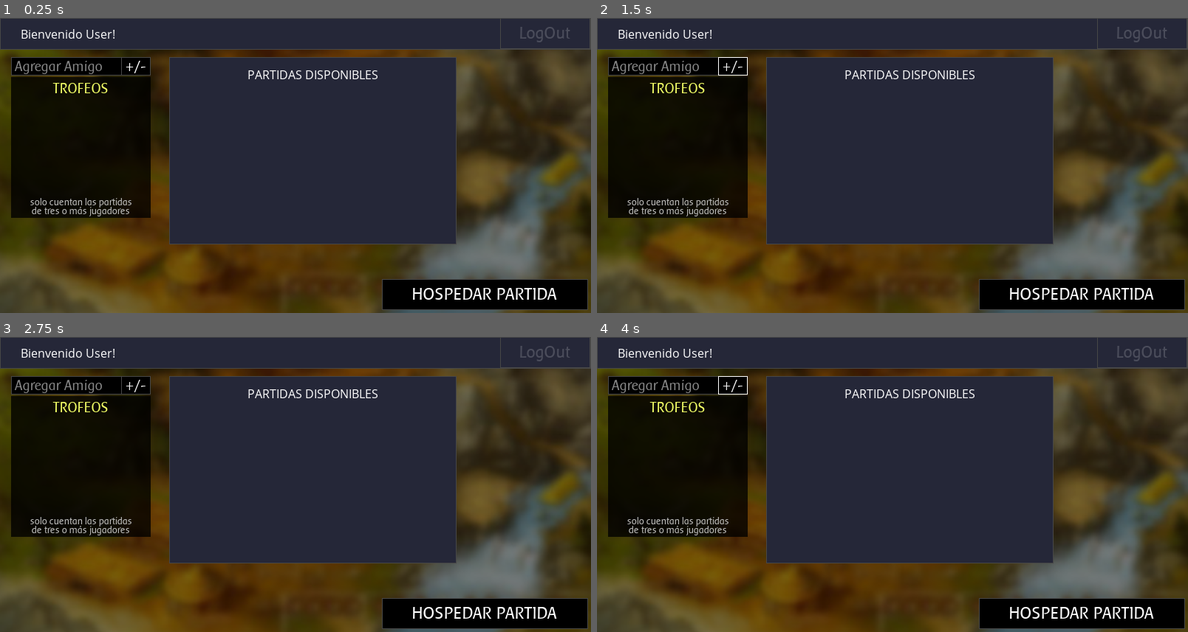
Above: before the commit, frames 1-4 (two rows, left to right).
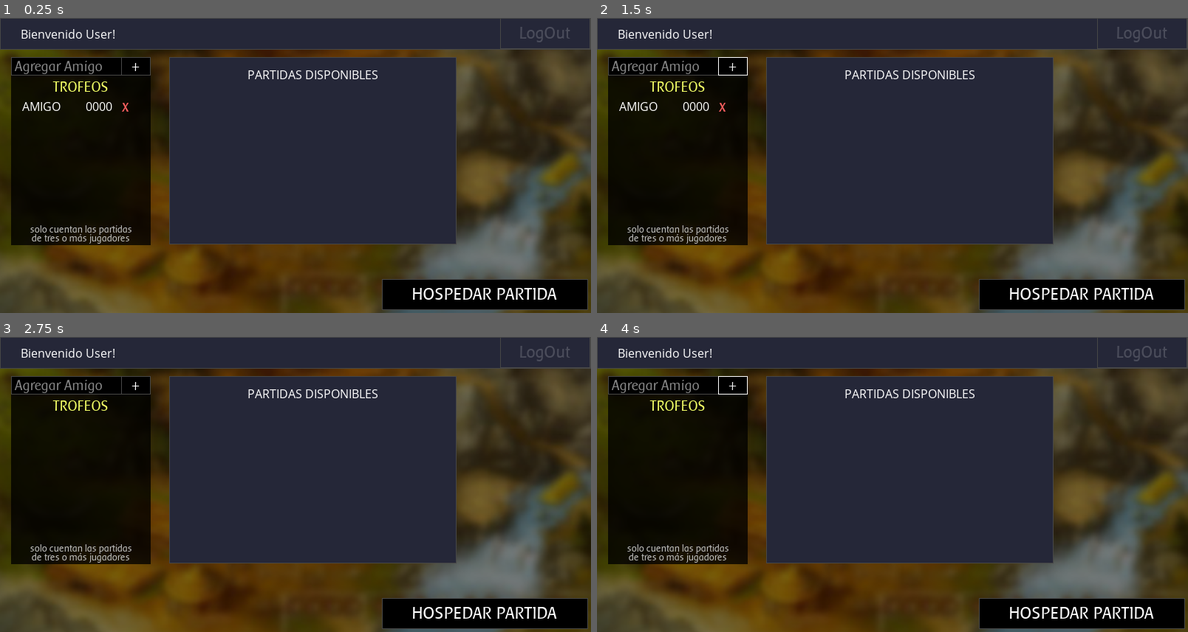
Above: after the commit, the same moments.

Repository: GabrielCancro/stone_age_firebase
Game: Godot game, scene res://Scenes/Main.tscn
Two runs of this game, one before a commit and one after it. Both use one fixed random seed, a clock stepped at 60 frames per second and the inputs below. This scene is started directly instead of the project's main scene.
Inputs (mouse positions are in pixels of both pictures, inside the frame that each line leads up to):
- Up to frame 1 (0.25 s): no input
- Up to frame 2 (1.5 s): click (679, 65) at 0.52 s; type "12" at 0.6 s; click "+/-" (after the commit: "+") at 1.25 s
- Up to frame 3 (2.75 s): click (124, 425) at 2 s, where only the run after the commit has a clickable "x"
- Up to frame 4 (4 s): click "HOSPEDAR PARTIDA" at 2.75 s; click "+/-" (after the commit: "+") at 3.5 s

The runs differ from the first frame. In frame 1, 3.0% of the frame differs, in the area x 1-26%, y 14-77%; in frame 2, 3.0%; in frame 3, 2.8%; in frame 4, 2.8%.
Error in both runs: Invalid get index 'name' (on base: 'Nil'). (res://Scenes/Main.gd:13)

Commit message:
friends panel ui

Diff:
--- a/Scenes/FriendEntry/FriendEntry.tscn
+++ b/Scenes/FriendEntry/FriendEntry.tscn
@@ -1,38 +1,45 @@
-[gd_scene load_steps=2 format=2]
+[gd_scene load_steps=3 format=2]
 
 [ext_resource path="res://Scenes/FriendEntry/FriendEntry.gd" type="Script" id=1]
+[ext_resource path="res://assets/themes/minimalUI/MinimalUI.tres" type="Theme" id=2]
 
 [node name="FriendEntry" type="HBoxContainer"]
-anchor_right = 0.20125
+anchor_right = 0.21375
 anchor_bottom = 0.0725
+margin_right = -9.0
 size_flags_horizontal = 3
+theme = ExtResource( 2 )
 script = ExtResource( 1 )
 __meta__ = {
 "_edit_use_anchors_": true
 }
 
 [node name="LabelName" type="Label" parent="."]
-margin_top = 7.0
-margin_right = 90.0
-margin_bottom = 21.0
+margin_top = 3.0
+margin_right = 86.0
+margin_bottom = 26.0
+rect_min_size = Vector2( 80, 0 )
 size_flags_horizontal = 3
 size_flags_stretch_ratio = 2.0
 text = "AMIGO"
 
 [node name="LabelWins" type="Label" parent="."]
-margin_left = 94.0
-margin_top = 7.0
-margin_right = 139.0
-margin_bottom = 21.0
+margin_left = 90.0
+margin_top = 3.0
+margin_right = 133.0
+margin_bottom = 26.0
+rect_min_size = Vector2( 40, 0 )
 size_flags_horizontal = 3
 text = "0000"
 align = 1
 
 [node name="Button" type="Button" parent="."]
-margin_left = 143.0
-margin_right = 160.0
+margin_left = 137.0
+margin_right = 161.0
 margin_bottom = 29.0
+custom_colors/font_color = Color( 1, 0.380392, 0.380392, 1 )
 keep_pressed_outside = true
-text = "-"
+text = " x "
+flat = true
 
 [connection signal="button_up" from="Button" to="." method="_on_Button_button_up"]
--- a/Scenes/Main.tscn
+++ b/Scenes/Main.tscn
@@ -1,10 +1,11 @@
-[gd_scene load_steps=8 format=2]
+[gd_scene load_steps=9 format=2]
 
 [ext_resource path="res://assets/themes/minimalUI/MinimalUI.tres" type="Theme" id=1]
 [ext_resource path="res://Scenes/Main.gd" type="Script" id=2]
 [ext_resource path="res://Panels/NewGamePopup.tscn" type="PackedScene" id=3]
 [ext_resource path="res://Games/StoneAge/assets/map/map_blur.jpg" type="Texture" id=4]
 [ext_resource path="res://assets/font/font_small.tres" type="DynamicFont" id=5]
+[ext_resource path="res://Scenes/FriendEntry/FriendEntry.tscn" type="PackedScene" id=6]
 [ext_resource path="res://assets/font/BAARS.TTF" type="DynamicFontData" id=7]
 
 [sub_resource type="DynamicFont" id=1]
@@ -25,16 +26,33 @@
 
 [node name="WinsPanel" type="ColorRect" parent="."]
 margin_left = 15.0
-margin_top = 80.0
+margin_top = 53.0
 margin_right = 204.0
-margin_bottom = 271.0
+margin_bottom = 308.0
 theme = ExtResource( 1 )
 color = Color( 0, 0, 0, 0.784314 )
 
+[node name="LineEdit" type="LineEdit" parent="WinsPanel"]
+anchor_right = 1.0
+margin_bottom = 25.0
+focus_mode = 1
+custom_fonts/font = ExtResource( 5 )
+placeholder_text = "Agregar Amigo"
+
+[node name="btn_add" type="Button" parent="WinsPanel/LineEdit"]
+anchor_left = 1.0
+anchor_top = 1.0
+anchor_right = 1.0
+anchor_bottom = 1.0
+margin_left = -40.0
+margin_top = -25.0
+custom_fonts/font = ExtResource( 5 )
+text = "+"
+
 [node name="Label2" type="Label" parent="WinsPanel"]
 anchor_right = 1.0
-margin_top = 3.0
-margin_bottom = 29.0
+margin_top = 28.0
+margin_bottom = 54.0
 custom_colors/font_color = Color( 0.952941, 1, 0.403922, 1 )
 custom_fonts/font = ExtResource( 5 )
 text = "TROFEOS"
@@ -62,32 +80,21 @@
 anchor_top = 0.5
 anchor_right = 0.5
 anchor_bottom = 0.5
-margin_left = -80.5
-margin_top = -63.5
-margin_right = 80.5
-margin_bottom = 62.5
+margin_left = -79.5
+margin_top = -75.5
+margin_right = 88.5
+margin_bottom = 92.5
 
 [node name="FriendList" type="VBoxContainer" parent="WinsPanel/scroll"]
+margin_right = 152.0
+margin_bottom = 29.0
+custom_constants/separation = -5
 
-[node name="LineEdit" type="LineEdit" parent="WinsPanel"]
-anchor_top = 1.0
-anchor_right = 1.0
-anchor_bottom = 1.0
-margin_top = -218.0
-margin_bottom = -193.0
-focus_mode = 1
-custom_fonts/font = ExtResource( 5 )
-placeholder_text = "Agregar Amigo"
-
-[node name="btn_add" type="Button" parent="WinsPanel/LineEdit"]
-anchor_left = 1.0
-anchor_top = 1.0
-anchor_right = 1.0
-anchor_bottom = 1.0
-margin_left = -40.0
-margin_top = -25.0
-custom_fonts/font = ExtResource( 5 )
-text = "+/-"
+[node name="FriendEntry" parent="WinsPanel/scroll/FriendList" instance=ExtResource( 6 )]
+anchor_right = 0.0
+anchor_bottom = 0.0
+margin_right = 152.0
+margin_bottom = 29.0
 
 [node name="User" type="Panel" parent="."]
 margin_right = 800.0
